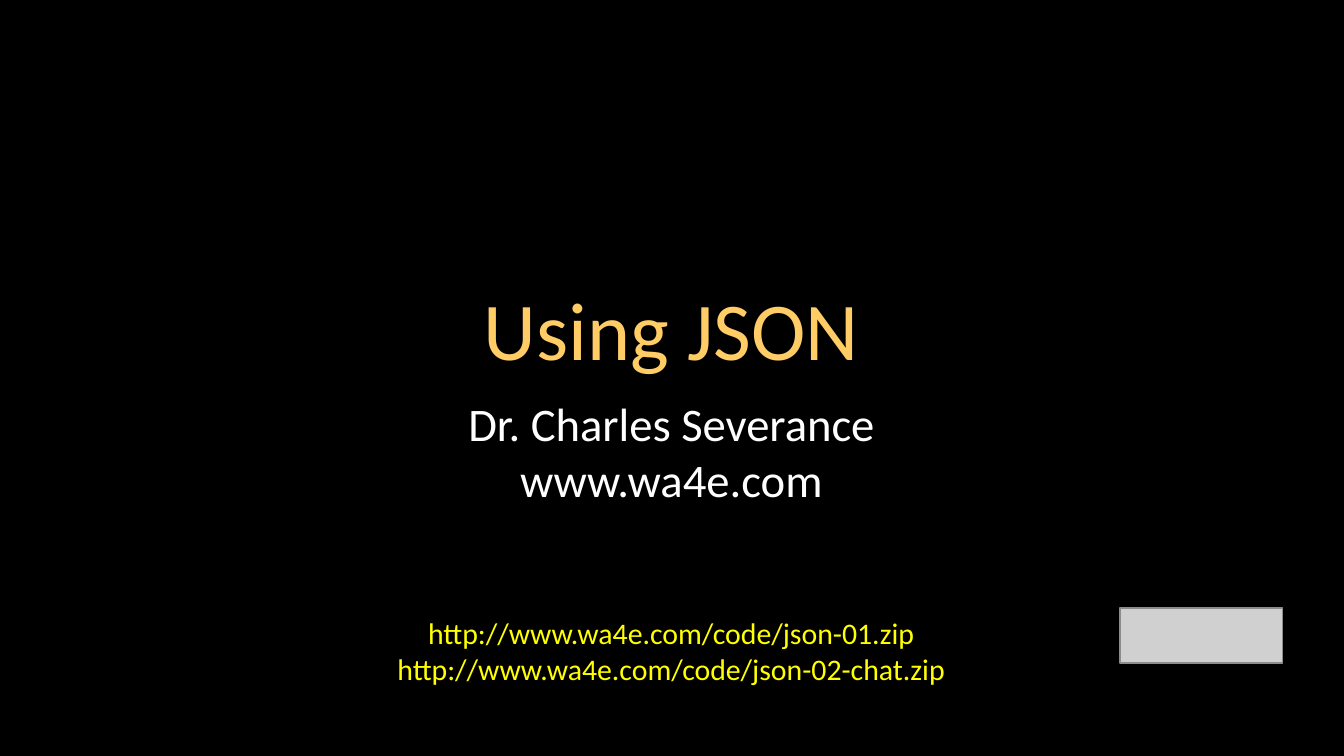
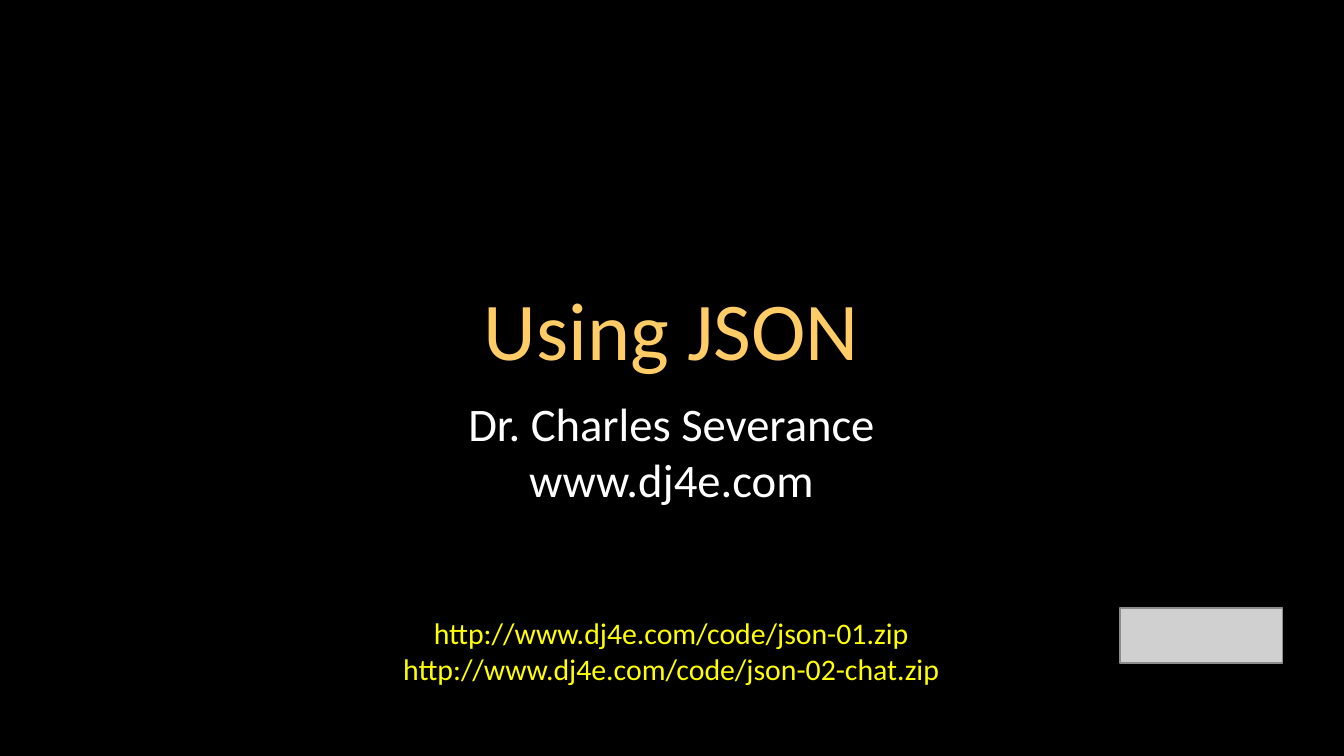
Before and after one commit to csev/dj4e, a slide deck: slide 1 of lectures/JS-04-JSON.ppt. Drawn at 1344x756 pixels with LibreOffice and Linux fonts; fonts in the diff are those of the drawing; grey boxes stand for pictures. Boxes give left, top, right and bottom in pixels: in the first picture for what was removed or moved away, otherwise in the second. Text is boxed around its words. In the diff, an @@ line names an element or a change of style, - is before the commit and + after.

Commit message:
json progress

```diff
--- a/lectures/JS-04-JSON.ppt
+++ b/lectures/JS-04-JSON.ppt
@@ text at box(529, 464, 813, 505): text changed @@
-www.wa4e.com
+www.dj4e.com
@@ text at box(403, 623, 939, 685): text changed @@
-http://www.wa4e.com/code/json-01.zip
-http://www.wa4e.com/code/json-02-chat.zip
+http://www.dj4e.com/code/json-01.zip
+http://www.dj4e.com/code/json-02-chat.zip
```
Also in this commit, not shown: 4 other slides changed, 2 slides removed, 18 other files.
